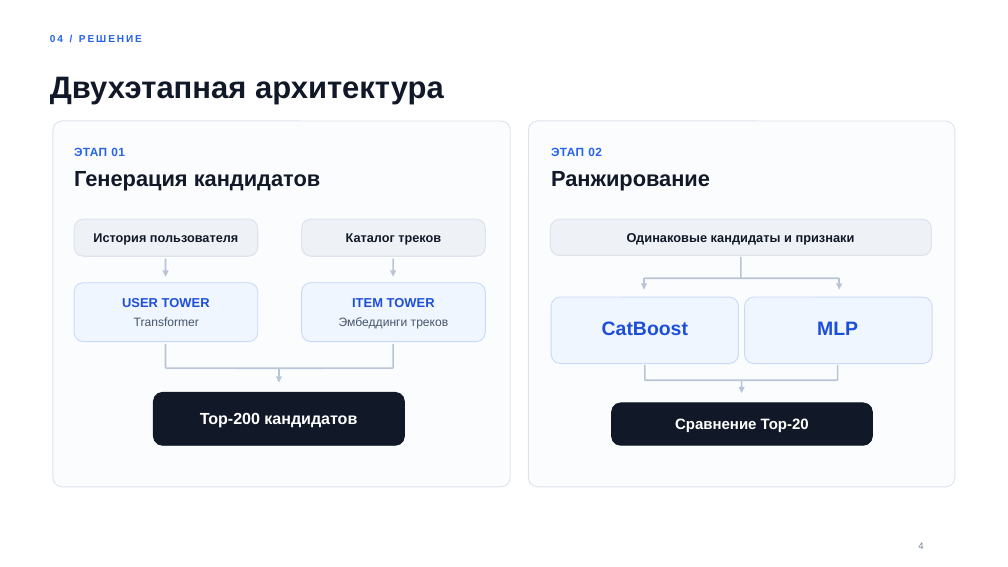
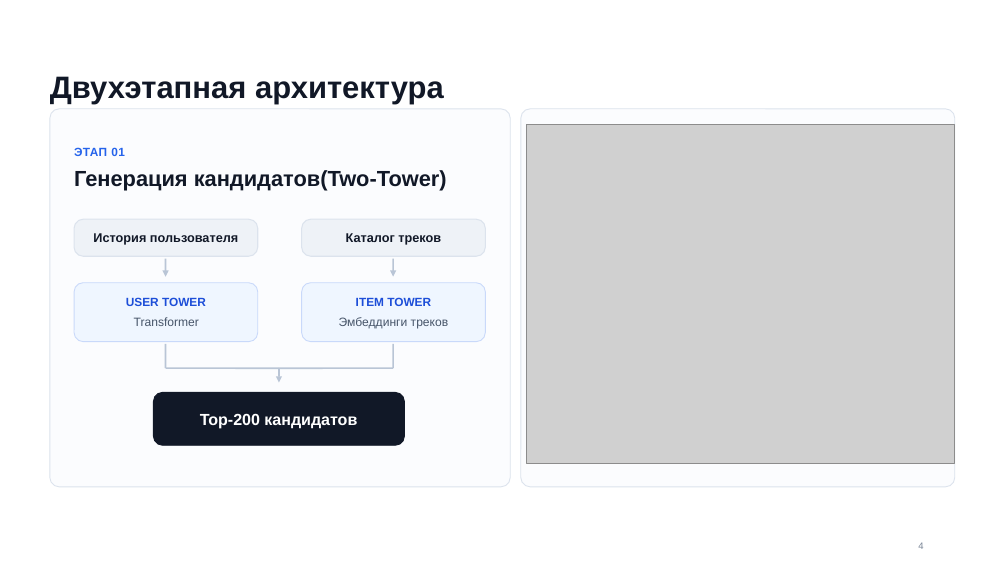
Before and after one commit to wissspik/cursovai_for_my, a slide deck: slide 4 of TwoTower_YAMBDA_fixed.pptx. Drawn at 1008x567 pixels with LibreOffice and Linux fonts; fonts in the diff are those of the drawing; grey boxes stand for pictures. Boxes give left, top, right and bottom in pixels: in the first picture for what was removed or moved away, otherwise in the second. Text is boxed around its words. In the diff, an @@ line names an element or a change of style, - is before the commit and + after.

```diff
--- a/TwoTower_YAMBDA_fixed.pptx
+++ b/TwoTower_YAMBDA_fixed.pptx
@@ text removed at box(50, 35, 142, 42) @@
-04 / РЕШЕНИЕ
@@ rounded rectangle: place and size @@
-rounded rectangle at box(53, 121, 510, 487)
+rounded rectangle at box(50, 109, 510, 487)
@@ rounded rectangle: place and size @@
-rounded rectangle at box(529, 121, 955, 487)
+rounded rectangle at box(521, 109, 955, 487)
@@ picture added at box(526, 125, 955, 464) @@
@@ text removed at box(551, 147, 602, 156) @@
-ЭТАП 02
@@ text at box(74, 170, 447, 191): text changed @@
-Генерация кандидатов
+Генерация кандидатов(Two-Tower)
@@ text removed at box(551, 171, 710, 191) @@
-Ранжирование
@@ rounded rectangle removed at box(551, 219, 932, 256) @@
@@ text removed at box(627, 233, 855, 245) @@
-Одинаковые кандидаты и признаки
@@ line removed from (741, 257) to (741, 278) @@
@@ text "USER TOWER" at box(126, 298, 206, 306): size 12.3 to 11.3 pt @@
@@ text "ITEM TOWER" at box(356, 298, 431, 306): size 12.3 to 11.3 pt @@
@@ rounded rectangle removed at box(551, 297, 739, 364) @@
@@ line removed from (644, 278) to (839, 278) @@
@@ arrow removed from (644, 278) to (644, 290) @@
@@ rounded rectangle removed at box(745, 297, 932, 364) @@
@@ arrow removed from (839, 278) to (839, 290) @@
@@ text removed at box(602, 321, 688, 335) @@
-CatBoost
@@ text removed at box(817, 321, 858, 335) @@
-MLP
@@ line removed from (645, 365) to (645, 380) @@
@@ line removed from (645, 380) to (742, 380) @@
@@ line removed from (838, 380) to (742, 380) @@
@@ arrow removed from (742, 380) to (742, 393) @@
@@ line removed from (838, 365) to (838, 380) @@
@@ rounded rectangle removed at box(612, 403, 873, 445) @@
@@ text removed at box(675, 418, 809, 432) @@
-Сравнение Top-20
```
Also in this commit, not shown: 4 other slides changed, 1 slide added, 1 slide removed.
